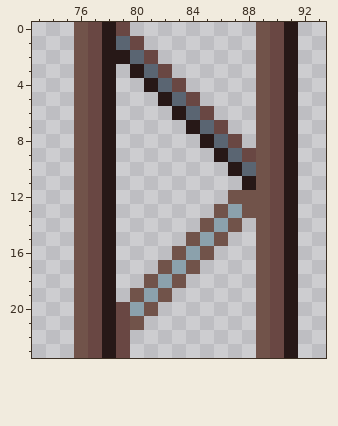
Edited in one commit: pixel-art file (Arts/Raw/tileset.aseprite). The picture above is the old version.
96x24 pixels, 1 frame. Colours within 5 levels of each other are drawn and written as one. Shown: x 73..93, y 0..23. The commit also changed other parts of the picture, which this record leaves out.
After:
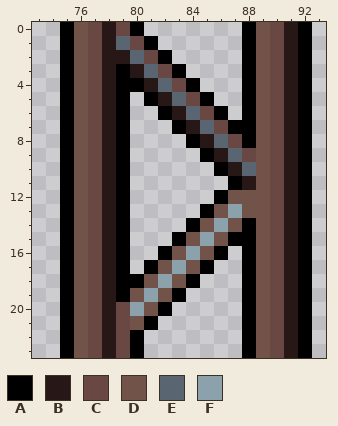
Palette (. is transparent): A #000000  B #271817  C #694743  D #71534a  E #5a6572  F #8ba1ac
The exact change:
layer "Layer 2" added
Layer "Layer 2":
Colour A now appears in row 0 at x 75, 80, 88 and 92; in row 1 at x 75, 81, 88 and 92; in row 2 at x 75, 82, 88 and 92; in row 3 at x 75, 79, 83, 88 and 92; in row 4 at x 75, 79 to 80, 84, 88 and 92; in row 5 at x 75, 79, 81, 85, 88 and 92.
Colour A now appears in row 6 at x 75, 79, 82, 86, 88 and 92; in row 7 at x 75, 79, 83, 87 to 88 and 92; in row 8 at x 75, 79, 84, 88 and 92; in row 9 at x 75, 79, 85 and 92; in row 10 at x 75, 79, 86 and 92; in row 11 at x 75, 79, 87 and 92.
Colour A now appears in row 12 at x 75, 79, 86 and 92; in row 13 at x 75, 79, 85 and 92; in row 14 at x 75, 79, 84, 88 and 92; in row 15 at x 75, 79, 83, 87 to 88 and 92; in row 16 at x 75, 79, 82, 86, 88 and 92; in row 17 at x 75, 79, 81, 85, 88 and 92.
Colour A now appears in row 18 at x 75, 79 to 80, 84, 88 and 92; in row 19 at x 75, 79, 83, 88 and 92; in row 20 at x 75, 82, 88 and 92; in row 21 at x 75, 81, 88 and 92; in rows 22 to 23 at x 75, 80, 88 and 92.
Changed places in both pictures, as pixel boxes (x1, y1, x2, y2):
added: (60, 22, 74, 358)
added: (116, 22, 312, 358)
